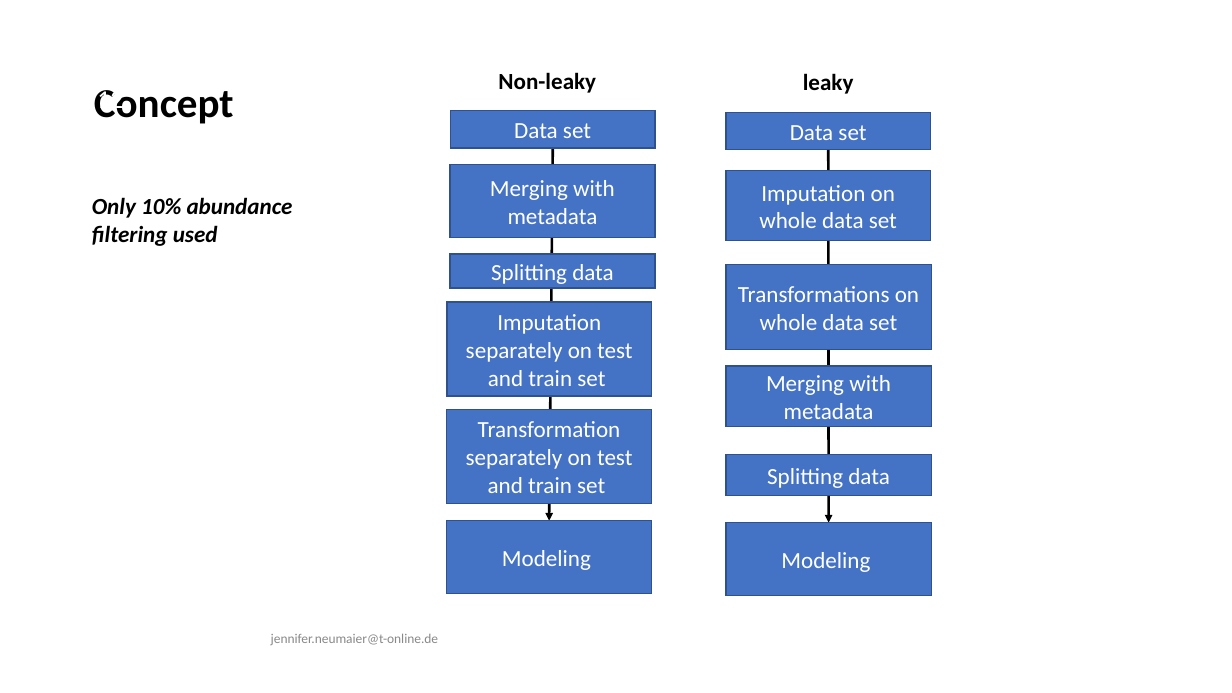
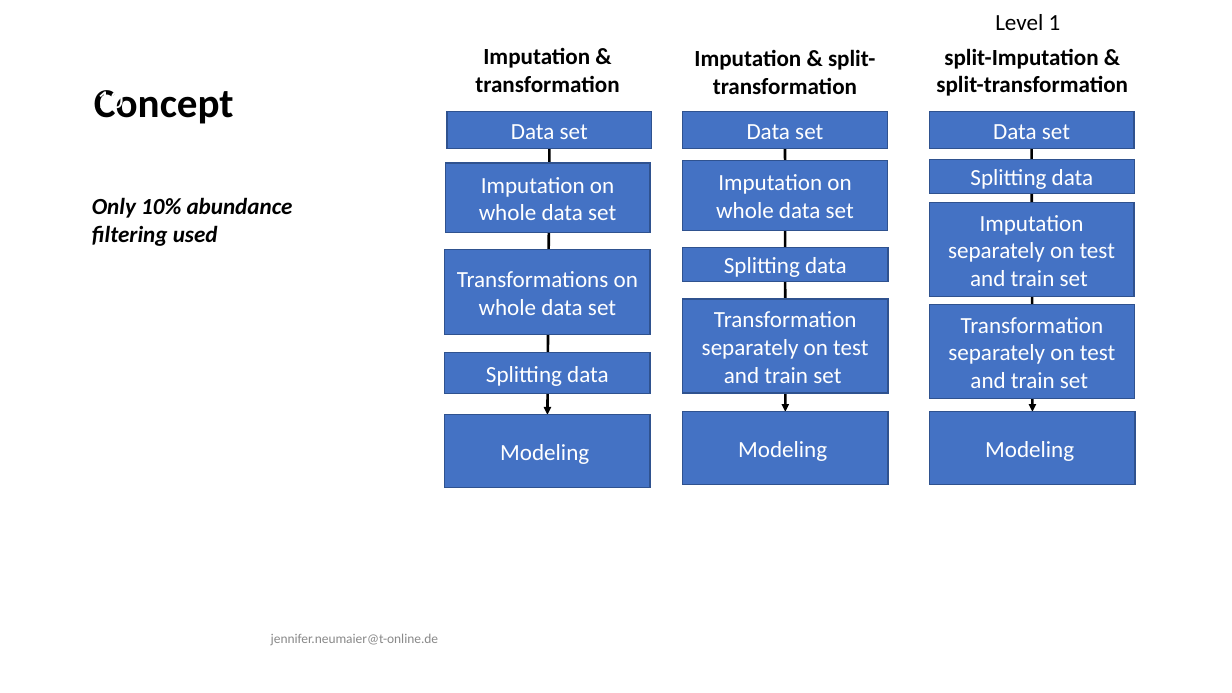
Before and after one commit to JenniferNeumaier/ml_coda, a slide deck: slide 10 of doc/Results for Master Thesis.odp (slide 12 before the commit). Drawn at 1232x693 pixels with LibreOffice and Linux fonts; fonts in the diff are those of the drawing. Boxes give left, top, right and bottom in pixels: in the first picture for what was removed or moved away, otherwise in the second. Text is boxed around its words. In the diff, an @@ line names an element or a change of style, - is before the commit and + after.

```diff
--- a/doc/Results for Master Thesis.odp
+++ b/doc/Results for Master Thesis.odp
@@ text added at (x1=995, y1=14, x2=1061, y2=30), 18 pt, text #000000 @@
+Level 1
@@ text added at (x1=475, y1=47, x2=619, y2=92), 18 pt, text #000000, bold @@
+Imputation & transformation
@@ text added at (x1=694, y1=49, x2=875, y2=94), 18 pt, text #000000, bold @@
+Imputation & split-transformation
@@ text added at (x1=936, y1=48, x2=1128, y2=96), 18 pt, text #000000, bold @@
+split-Imputation & split-transformation
@@ page number at (x1=97, y1=90, x2=123, y2=114): text changed @@
-12
+10
@@ freeform shape "Data set" at (x1=447, y1=111, x2=652, y2=148): outline redrawn @@
@@ freeform shape "Data set" moved from (x1=726, y1=112, x2=931, y2=149) to (x1=683, y1=112, x2=887, y2=149) @@
@@ freeform shape added at (x1=930, y1=111, x2=1134, y2=148), fill #4472C4, outline #2F528F 0.99 pt, 18 pt, text #FFFFFF @@
+Data set
@@ arrow moved from (553, 148) - (549, 521) to (550, 149) - (547, 415) @@
@@ arrow moved from (828, 150) - (829, 523) to (786, 149) - (786, 412) @@
@@ arrow added from (1031, 149) to (1032, 412), #000000 2.01 pt @@
@@ freeform shape added at (x1=445, y1=163, x2=650, y2=233), fill #4472C4, outline #2F528F 0.99 pt, 18 pt, text #FFFFFF @@
+Imputation on whole data set
@@ group removed at (x1=450, y1=72, x2=932, y2=427): 2 texts, 2 freeform shapes @@
-leaky
-Merging with metadata
-Non-leaky
-Merging with metadata
@@ freeform shape "Imputation on whole data set" moved from (x1=726, y1=171, x2=931, y2=241) to (x1=683, y1=161, x2=887, y2=231) @@
@@ freeform shape "Splitting data" resized from (x1=726, y1=455, x2=932, y2=495) to (x1=930, y1=160, x2=1135, y2=194) @@
@@ freeform shape "Imputation separately on test and ..." moved from (x1=447, y1=302, x2=652, y2=396) to (x1=930, y1=202, x2=1134, y2=297) @@
@@ freeform shape "Transformations on whole data set" moved from (x1=726, y1=264, x2=932, y2=349) to (x1=445, y1=250, x2=650, y2=335) @@
@@ freeform shape added at (x1=683, y1=248, x2=888, y2=282), fill #4472C4, outline #2F528F 0.99 pt, 18 pt, text #FFFFFF @@
+Splitting data
@@ freeform shape added at (x1=683, y1=299, x2=888, y2=394), fill #4472C4, outline #2F528F 0.99 pt, 18 pt, text #FFFFFF @@
+Transformation separately on test and train set
@@ freeform shape "Transformation separately on test and ..." moved from (x1=446, y1=409, x2=652, y2=504) to (x1=930, y1=305, x2=1135, y2=399) @@
@@ freeform shape "Splitting data" resized from (x1=450, y1=254, x2=655, y2=288) to (x1=445, y1=353, x2=650, y2=394) @@
@@ freeform shape "Modeling" moved from (x1=446, y1=521, x2=652, y2=594) to (x1=445, y1=415, x2=650, y2=488) @@
@@ freeform shape "Modeling" moved from (x1=726, y1=523, x2=932, y2=596) to (x1=683, y1=412, x2=888, y2=485) @@
@@ freeform shape added at (x1=930, y1=412, x2=1135, y2=485), fill #4472C4, outline #2F528F 0.99 pt, 18 pt, text #FFFFFF @@
+Modeling
```
Also in this commit, not shown: 5 other slides changed, 7 other files.
